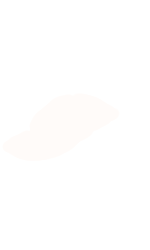
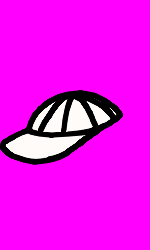
Comparing the layer stacks of the two 150 × 250 images. Changes:
hid "Calque de dessin 2" (1st of 2), moved it above "Calque de dessin 1", painted on it over [0, 64, 150, 192]
showed "Calque de dessin 1", painted on it over [0, 64, 150, 192]
added layer "Calque de dessin 2" (2nd of 2) above "Paint Layer 3" over [0, 64, 150, 192]
added layer "Paint Layer 3" above "Arrière-plan" over [0, 0, 150, 250]
